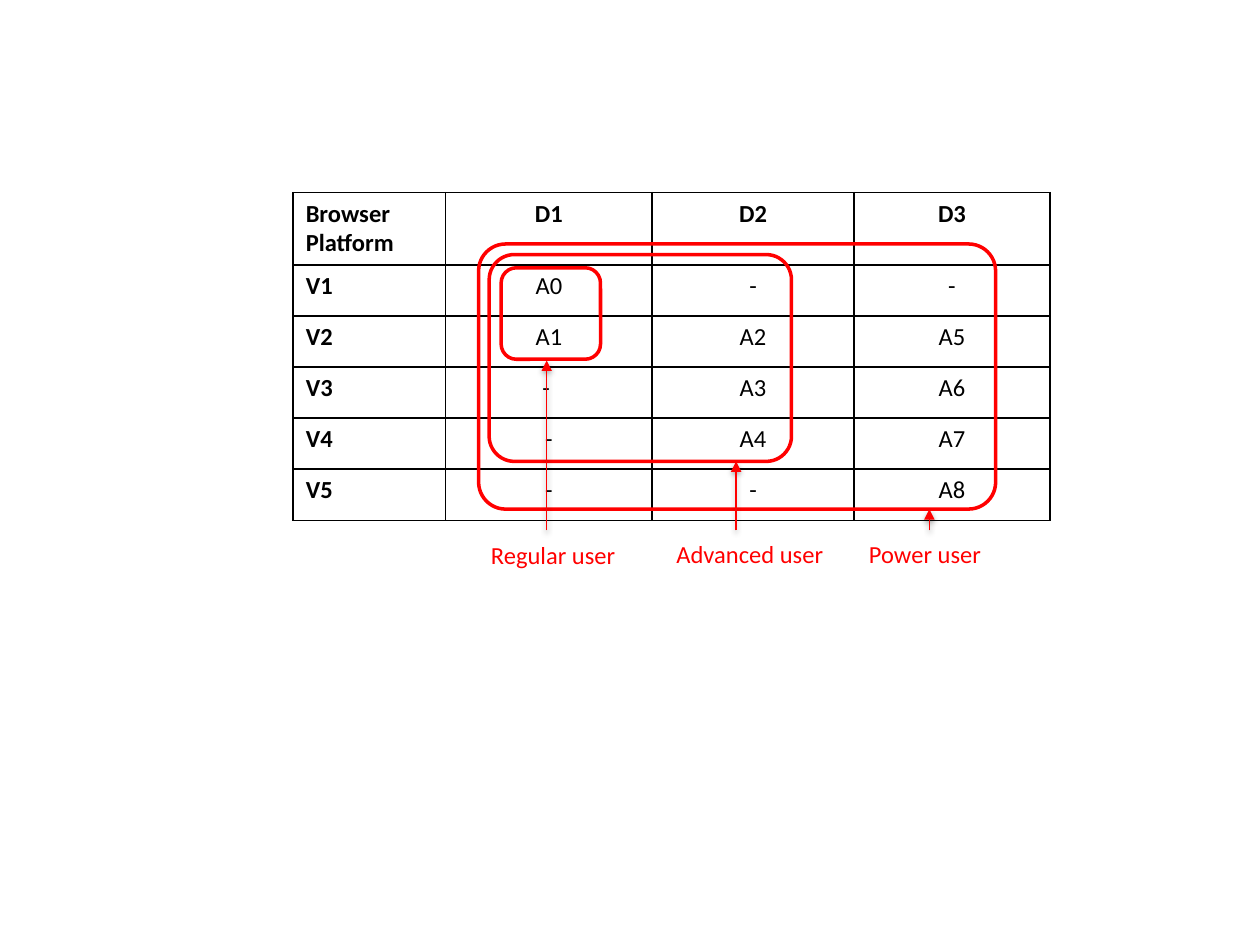
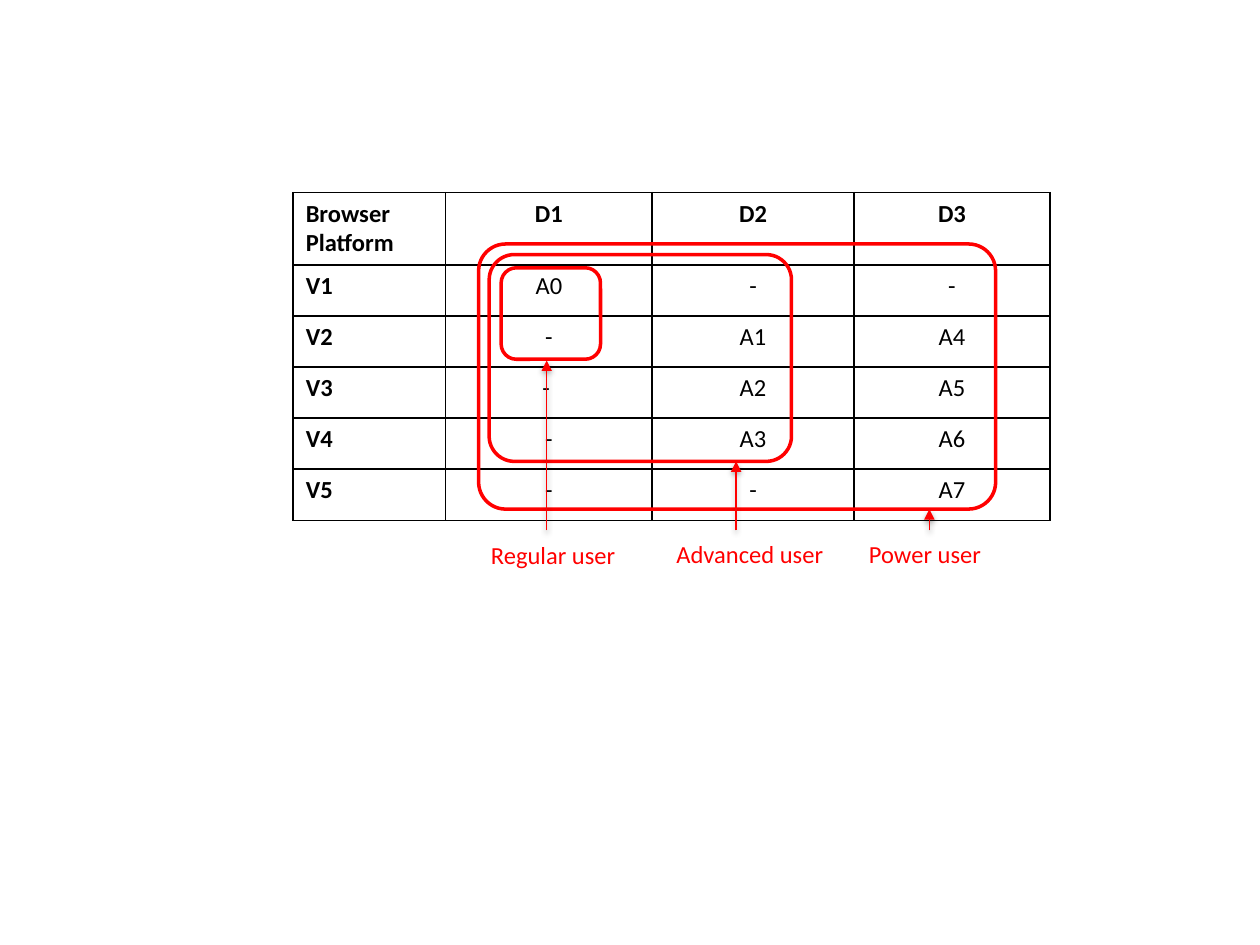
Before and after one commit to reTHINK-project/core-framework, a slide deck: slide 8 of docs/specs/runtime/securityanalysis_figs.pptx (slide 7 before the commit). Drawn at 1260x945 pixels with LibreOffice and Linux fonts; fonts in the diff are those of the drawing. Boxes give left, top, right and bottom in pixels: in the first picture for what was removed or moved away, otherwise in the second. Text is boxed around its words. In the diff, an @@ line names an element or a change of style, - is before the commit and + after.

```diff
--- a/docs/specs/runtime/securityanalysis_figs.pptx
+++ b/docs/specs/runtime/securityanalysis_figs.pptx
@@ table at (294,193,1050,519) @@
-row 3: V2 | A1 | A2 | A5
+row 3: V2 | - | A1 | A4
-row 4, column 3: A3
+row 4, column 3: A2
-row 4, column 4: A6
+row 4, column 4: A5
-row 5, column 3: A4
+row 5, column 3: A3
-row 5, column 4: A7
+row 5, column 4: A6
-row 6, column 4: A8
+row 6, column 4: A7
```
Also in this commit, not shown: 3 other slides changed, 1 slide added, 4 other files.
